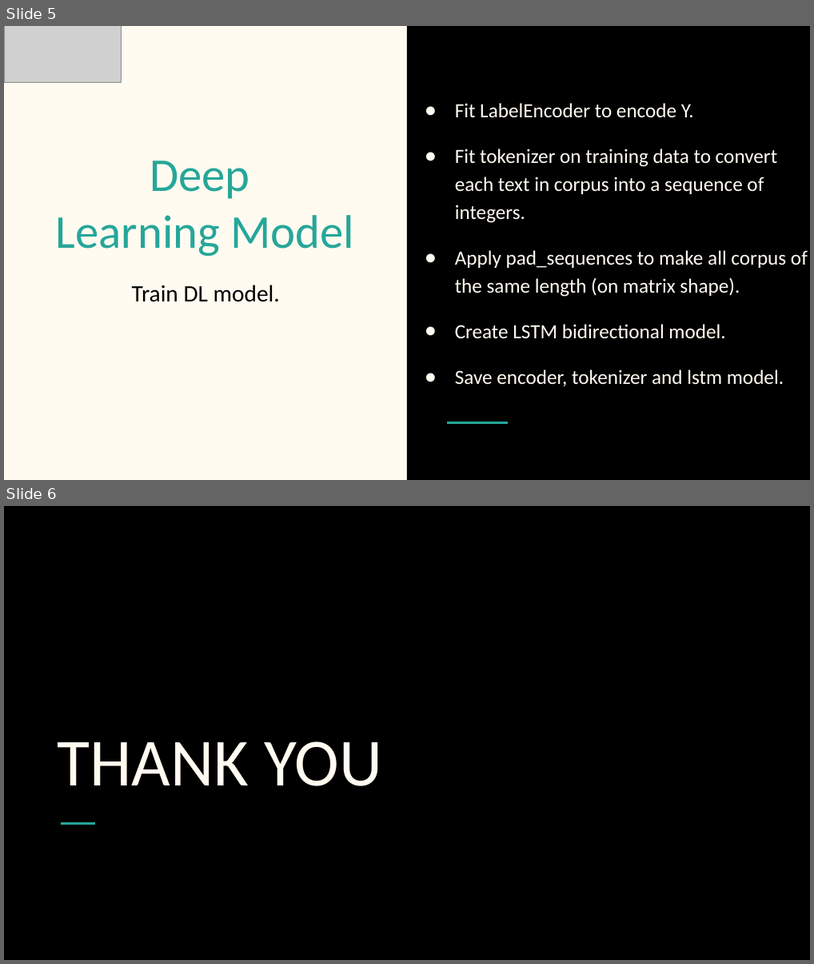
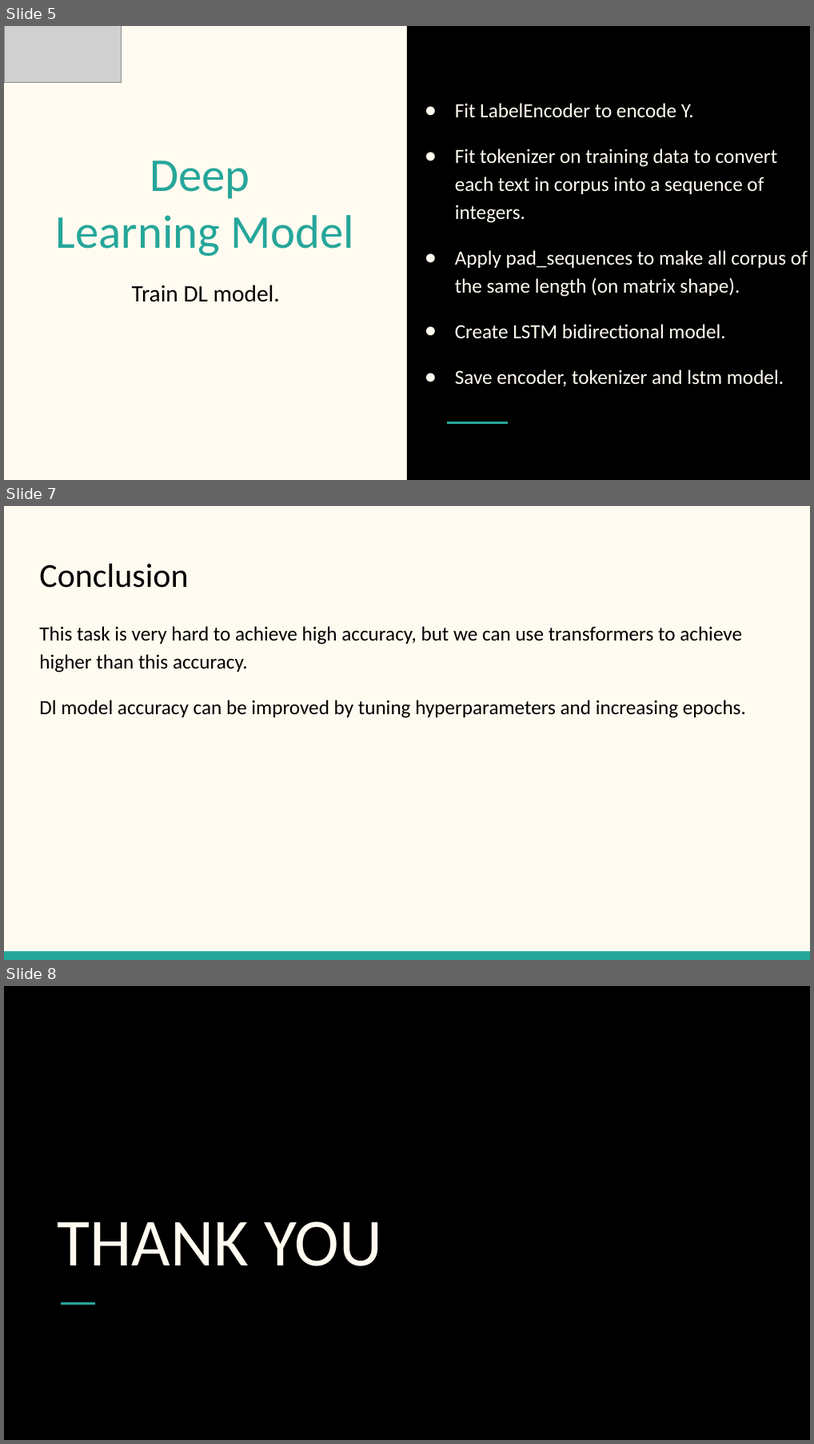
Before and after one commit to OsamaAyman/Dialect-Detection, a slide deck: Dialect_Detection.pptx. Shown one above the other, each under a label of ours: slides 5 and 6 before the commit, slides 5, 7 and 8 after it; the slides between them are not shown. The pictures are 814x964 and 814x1444 pixels, drawn with LibreOffice and Linux fonts; fonts in the diff are those of the drawing; grey boxes stand for pictures. Boxes give left, top, right and bottom in pixels: in the first picture for what was removed or moved away, otherwise in the second. Text is boxed around its words. In the diff, an @@ line names an element or a change of style, - is before the commit and + after.

```diff
--- a/Dialect_Detection.pptx
+++ b/Dialect_Detection.pptx
@@ slide 7 added at [4, 506, 810, 960], background #FFFBF0 @@
@@ title added at [39, 564, 188, 588], 30 pt, text #000000 @@
+Conclusion
@@ text added at [39, 626, 746, 718], 18 pt, text #000000 @@
+This task is very hard to achieve high accuracy, but we can use transformers to achieve higher than this accuracy.
+Dl model accuracy can be improved by tuning hyperparameters and increasing epochs.
@@ rectangle added at [4, 951, 810, 960], fill #26A69A @@
@@ what was slide 6 is now slide 8 @@
```
Also in this commit, not shown: 1 other slide added.
